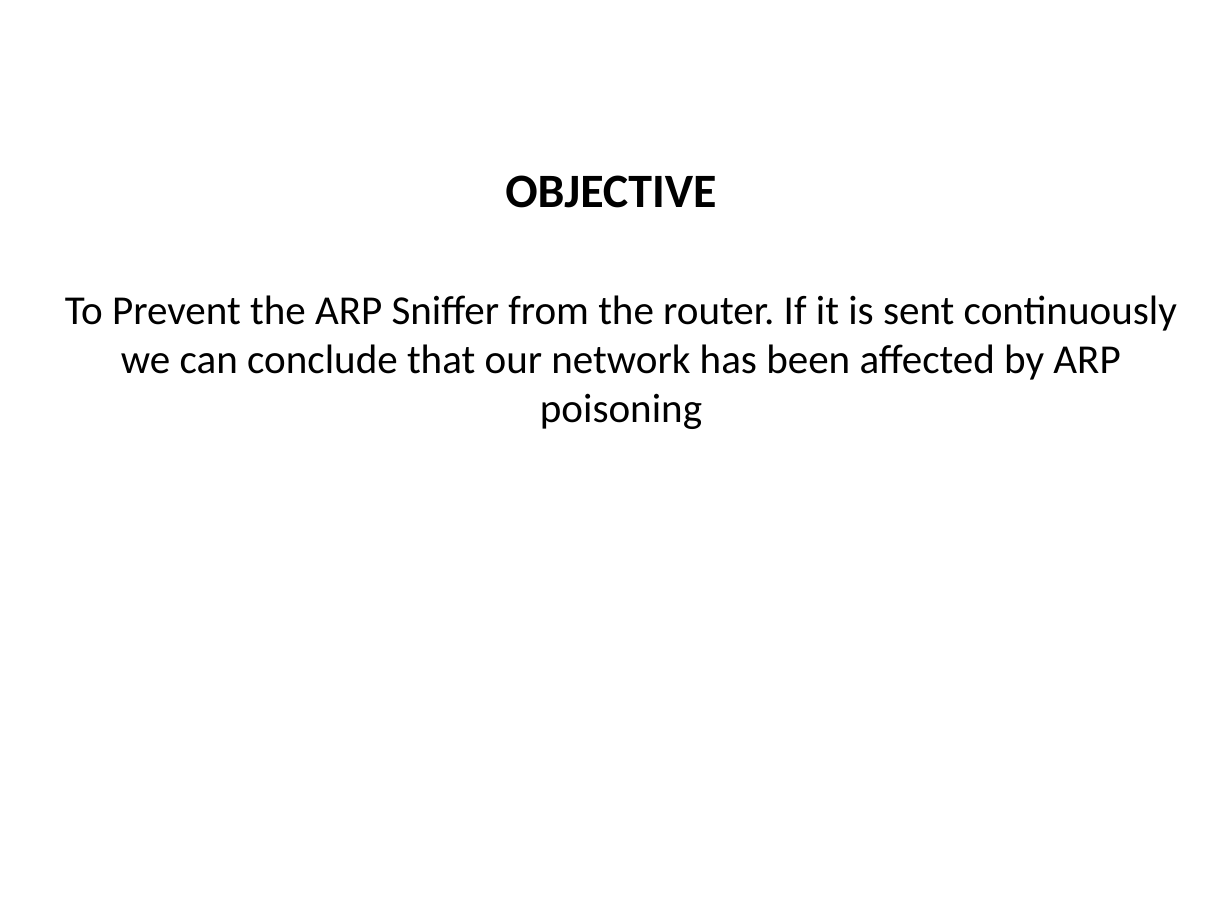
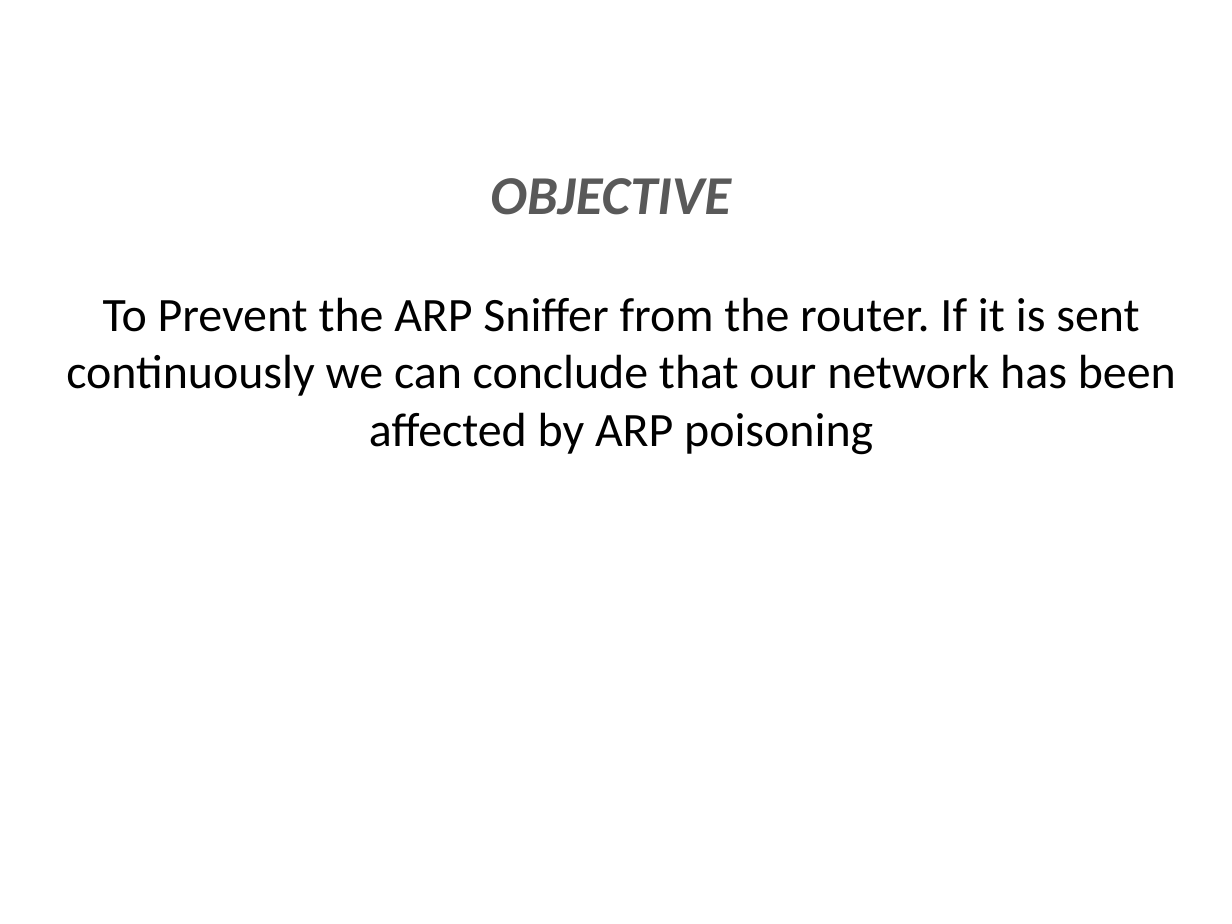
Before and after one commit to Musthafa2001/project-ppt, a slide deck: slide 2 of ARP SNIFFER IN OPEN WIFI.pptx. Drawn at 1232x924 pixels with LibreOffice and Linux fonts; fonts in the diff are those of the drawing. Boxes give left, top, right and bottom in pixels: in the first picture for what was removed or moved away, otherwise in the second. Text is boxed around its words. In the diff, an @@ line names an element or a change of style, - is before the commit and + after.

```diff
--- a/ARP SNIFFER IN OPEN WIFI.pptx
+++ b/ARP SNIFFER IN OPEN WIFI.pptx
@@ text "OBJECTIVE" at box(490, 178, 731, 215): size 28 to 32 pt, text colour #000000 to #595959, italic on @@
@@ text "To Prevent the ARP Sniffer ..." at box(66, 297, 1176, 455): size 24 to 28 pt @@
```
Also in this commit, not shown: 2 other slides changed, 2 slides added.
